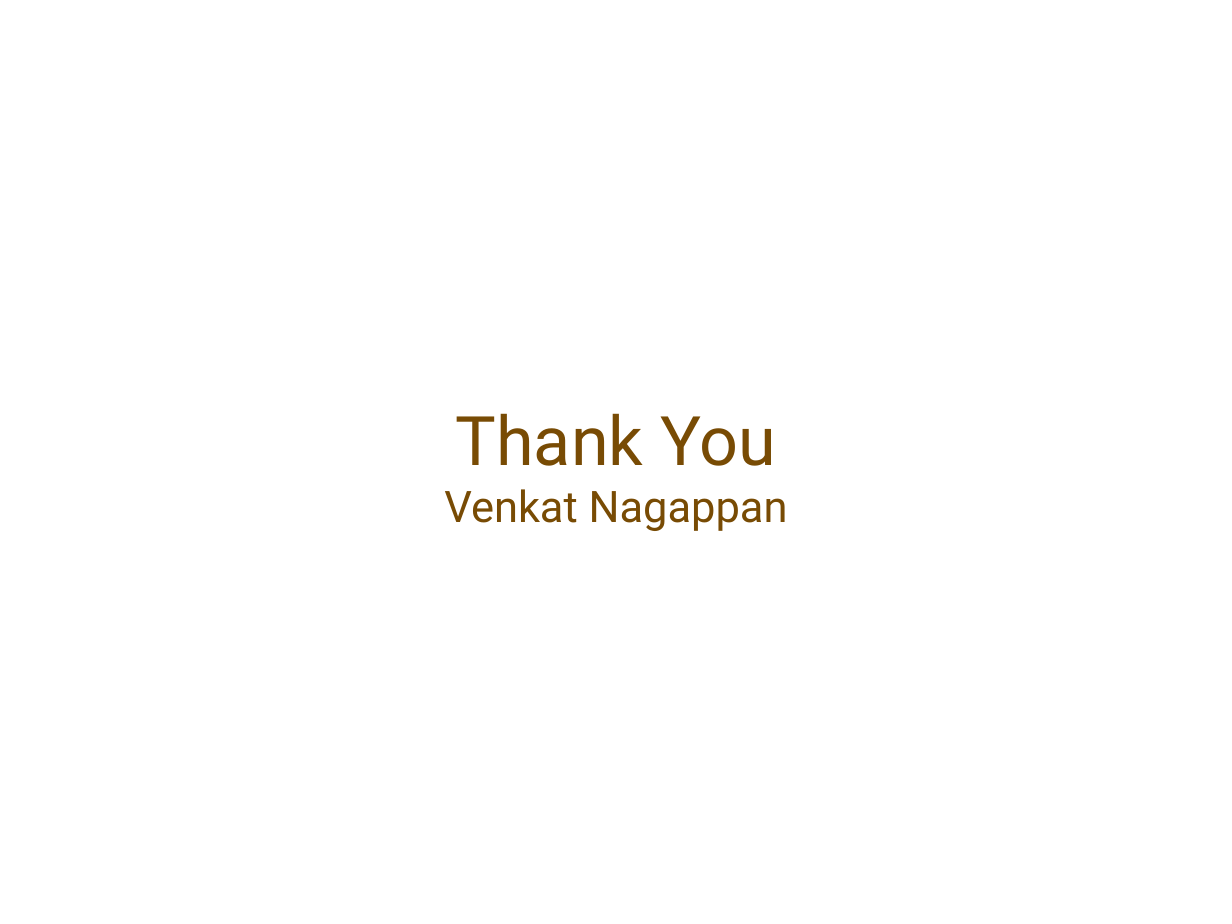
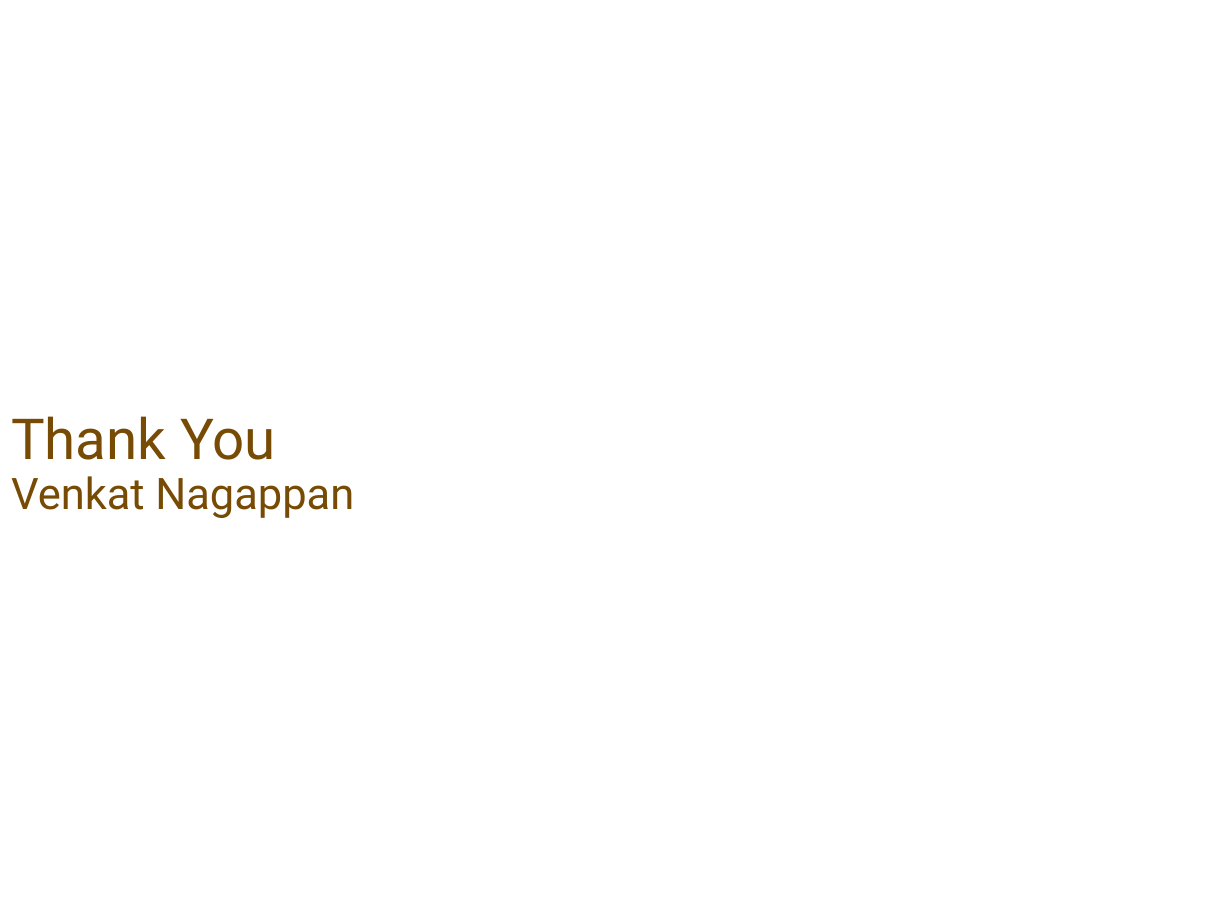
Before and after one commit to justmeandopensource/elk, a slide deck: slide 9 of ELK-Stack.odp. Drawn at 1232x924 pixels with LibreOffice and Linux fonts; fonts in the diff are those of the drawing; background and template pictures are left out. Boxes give left, top, right and bottom in pixels: in the first picture for what was removed or moved away, otherwise in the second. Text is boxed around its words. In the diff, an @@ line names an element or a change of style, - is before the commit and + after.

```diff
--- a/ELK-Stack.odp
+++ b/ELK-Stack.odp
@@ title "Thank You Venkat Nagappan": place and size @@
-title "Thank You Venkat Nagappan" at [444, 413, 788, 531]
+title "Thank You Venkat Nagappan" at [11, 416, 354, 518]
@@ title "Thank You Venkat Nagappan" at [11, 416, 354, 518]: size 44 to 36.4 pt in "Thank You"; alignment centre to left; line spacing 1 to 0.9 @@
```
Also in this commit, not shown: 8 other slides changed, 1 other file.
